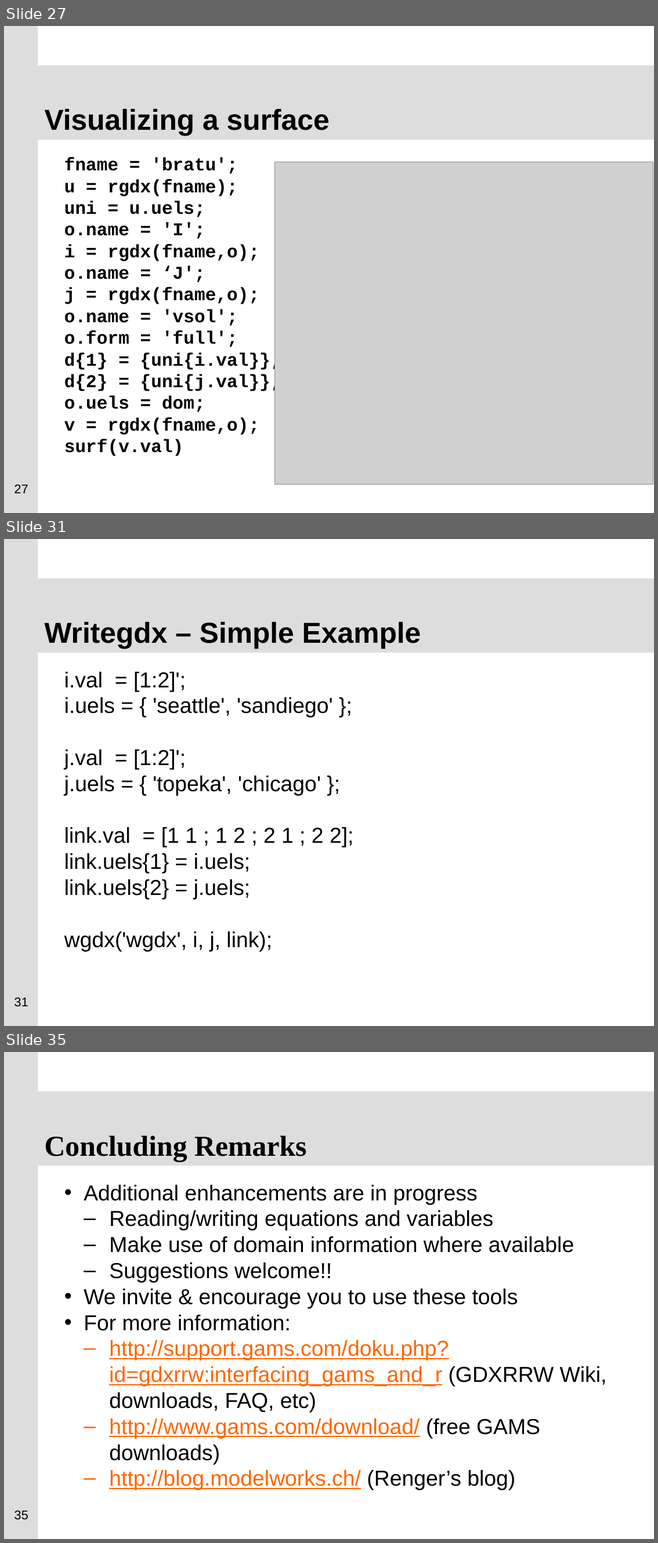
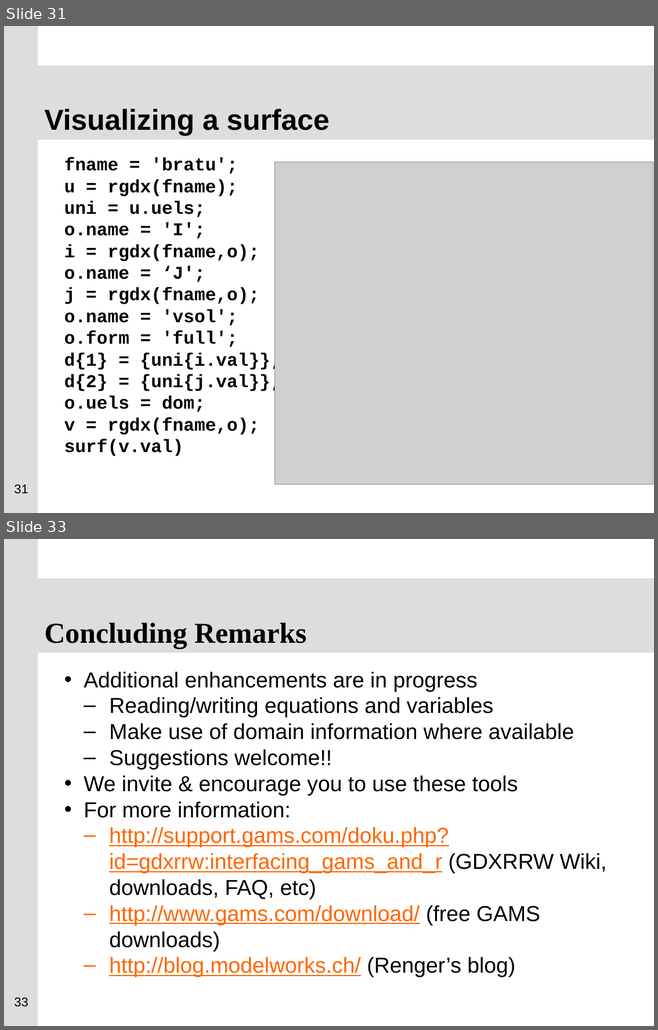
Before and after one commit to GAMS-dev/gdxrrw, a slide deck: sandbox/ISMP_Berlin_2012_GDXRRW.pptx. Shown one above the other, each under a label of ours: slides 27, 31 and 35 before the commit, slides 31 and 33 after it; the slides between them are not shown. The pictures are 658x1543 and 658x1030 pixels, drawn with LibreOffice and Linux fonts; fonts in the diff are those of the drawing; grey boxes stand for pictures; background and template pictures are left out. Boxes give left, top, right and bottom in pixels: in the first picture for what was removed or moved away, otherwise in the second. Text is boxed around its words. In the diff, an @@ line names an element or a change of style, - is before the commit and + after.

```diff
--- a/sandbox/ISMP_Berlin_2012_GDXRRW.pptx
+++ b/sandbox/ISMP_Berlin_2012_GDXRRW.pptx
@@ slide 31 removed at (4,539,654,1026), background #FFFFFF; not listed: 2 template elements that a slide beside it also shows @@
@@ title removed at (38,610,654,653) @@
-Writegdx – Simple Example
@@ text removed at (64,672,353,951) @@
-i.val = [1:2]';
-i.uels = { 'seattle', 'sandiego' };
-j.val = [1:2]';
-j.uels = { 'topeka', 'chicago' };
-link.val = [1 1 ; 1 2 ; 2 1 ; 2 2];
-link.uels{1} = i.uels;
-link.uels{2} = j.uels;
-wgdx('wgdx', i, j, link);
@@ page number removed at (14,997,28,1007) @@
-31
@@ what was slide 27 is now slide 31 @@
@@ page number at (14,484,28,494): text changed @@
-27
+31
@@ what was slide 35 is now slide 33 @@
@@ page number at (14,997,28,1007): text changed @@
-35
+33
```
Also in this commit, not shown: 3 slides changed, 5 slides added, 6 other slides removed.
